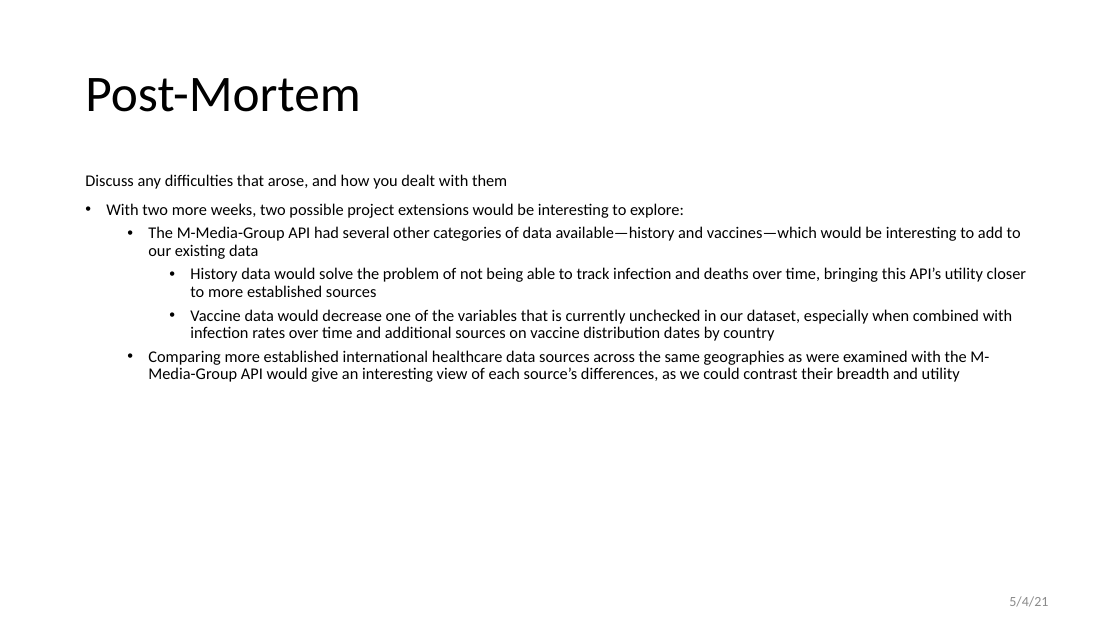
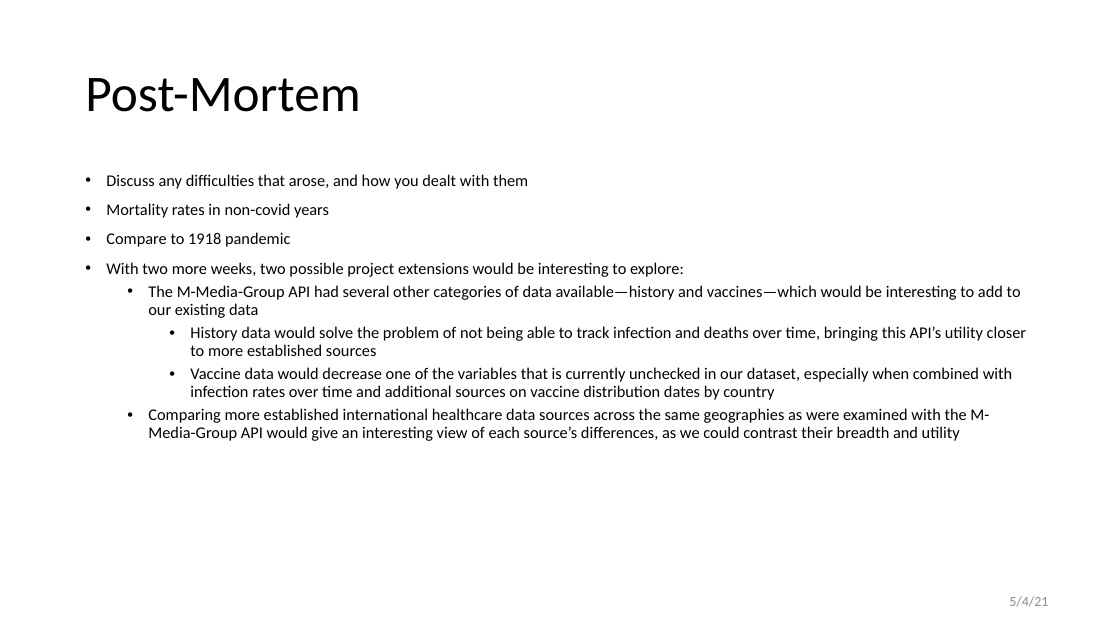
Before and after one commit to grantbot/Project-1, a slide deck: slide 13 of Presentation.pptx (slide 10 before the commit). Drawn at 1120x630 pixels with LibreOffice and Linux fonts; fonts in the diff are those of the drawing; background and template pictures are left out. Boxes give left, top, right and bottom in pixels: in the first picture for what was removed or moved away, otherwise in the second. Text is boxed around its words. In the diff, an @@ line names an element or a change of style, - is before the commit and + after.

```diff
--- a/Presentation.pptx
+++ b/Presentation.pptx
@@ text at bbox=[106, 174, 528, 189]: bullet none to • @@
@@ text at bbox=[106, 203, 329, 247]: paragraphs added @@
+• Mortality rates in non-covid years
+• Compare to 1918 pandemic
```
Also in this commit, not shown: 5 other slides changed, 3 slides added.
